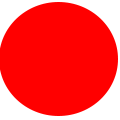
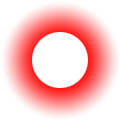
Layers edited between the first and the second 120×120 image:
added layer "Layer 1" above "Ellipse 1" over [1, 2, 119, 119]
hid "Ellipse 1" over [0, 2, 118, 116]
